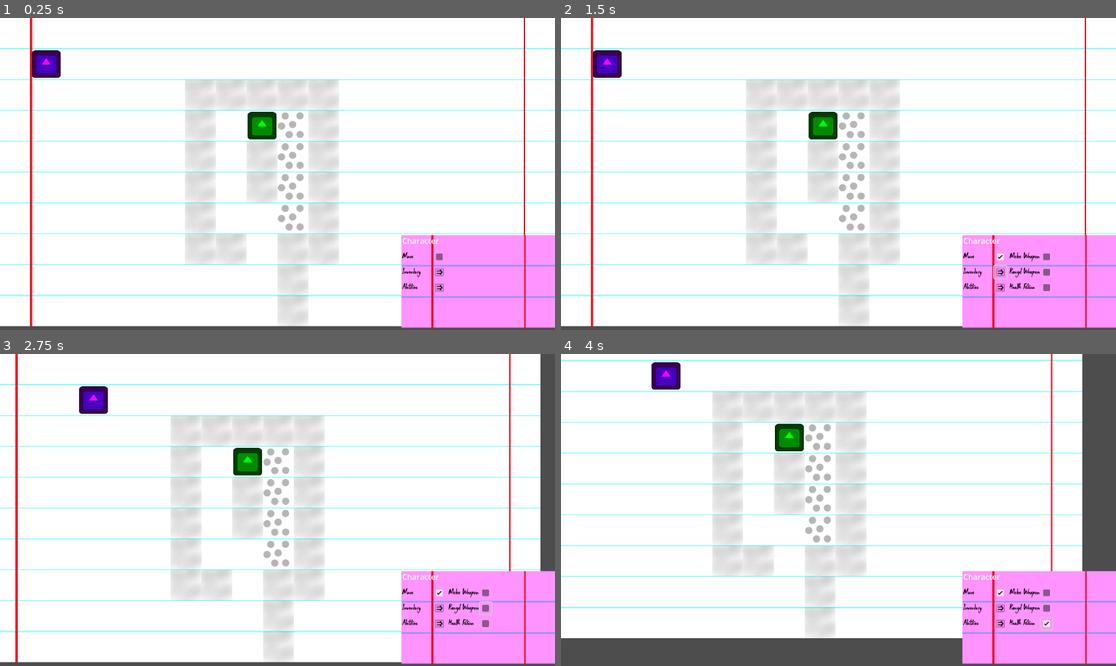
Above: before the commit, frames 1-4 (two rows, left to right).
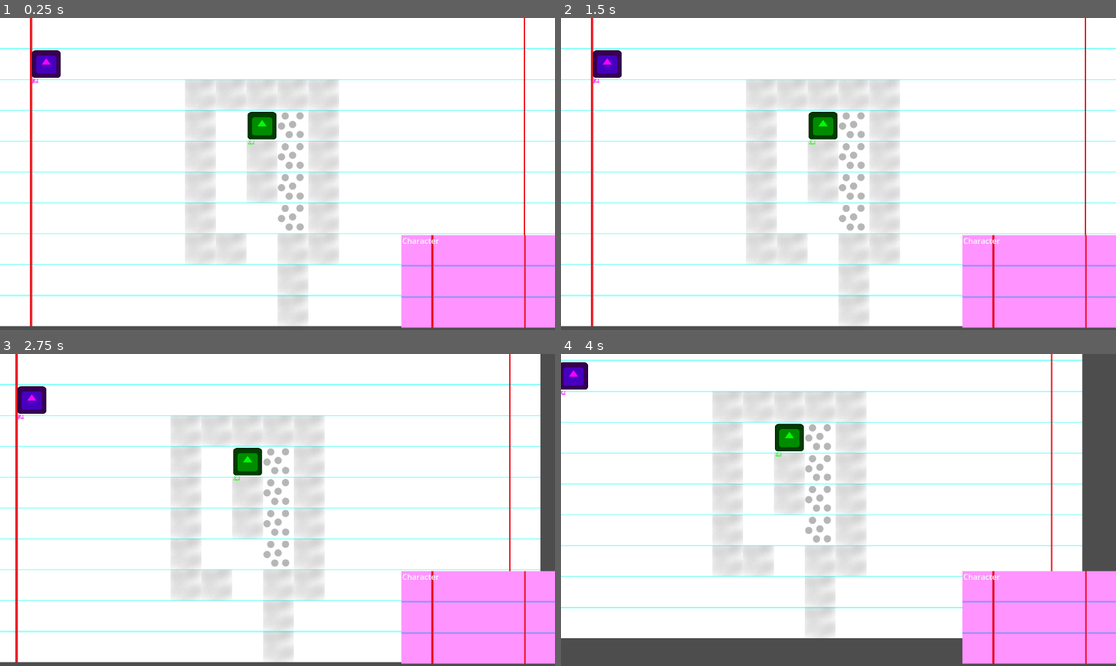
Above: after the commit, the same moments.

Repository: Deremade/CrayonMasters
Game: Godot game, scene res://camera.tscn
Two runs of this game, one before a commit and one after it. Both use one fixed random seed, a clock stepped at 60 frames per second and the inputs below. The engine's default icon, where the game draws it, is replaced by a stand-in: a white triangle on a blue panel in a dark square.
Inputs (mouse positions are in pixels of both pictures, inside the frame that each line leads up to):
- Up to frame 1 (0.25 s): no input
- Up to frame 2 (1.5 s): click (999, 258) at 0.52 s; click (999, 270) at 1.27 s
- Up to frame 3 (2.75 s): tap Enter at 2 s; move the mouse to (399, 494) at 2.02 s; press the mouse at (399, 494) at 2.03 s; hold Right (ui_right) from 2.03 s (still down)
- Up to frame 4 (4 s): move the mouse to (727, 525) at 2.77 s; release Right (ui_right) at 2.78 s; release the mouse at (727, 525) at 2.78 s; hold Down (ui_down) 2.78-3.53 s; click (727, 525) at 2.85 s; tap Space at 3.5 s; move the mouse to (894, 441) at 3.52 s; press the mouse at (894, 441) at 3.53 s; hold Right (ui_right) from 3.53 s (still down)

The runs differ from the first frame. In frame 1, 0.2% of the frame differs, in the area x 5-80%, y 19-88%; in frame 2, 0.5%; in frame 3, 1.4%, in the area x 3-89%, y 10-88%; in frame 4, 1.4%.

Commit message:
turn order

Diff:
--- a/Camera2D.gd
+++ b/Camera2D.gd
@@ -5,12 +5,7 @@
 func _ready():
 	pass # Replace with function body.
 
-
-# Called every frame. 'delta' is the elapsed time since the previous frame.
-func _process(delta):
-	pass
-
-func _input(event):
+func _input(_event):
 	if(Input.is_action_pressed("ui_up")):
 		position.y -= 10
 	if(Input.is_action_pressed("ui_down")):
--- a/Characters/Character.tscn
+++ b/Characters/Character.tscn
@@ -1,9 +1,10 @@
-[gd_scene load_steps=3 format=3 uid="uid://bgp7v5wavpurg"]
+[gd_scene load_steps=4 format=3 uid="uid://bgp7v5wavpurg"]
 
 [ext_resource type="Texture2D" uid="uid://s7caqo2ckcrj" path="res://Characters/icon.svg" id="1_ikga5"]
 [ext_resource type="Script" path="res://Notebook/MapItem.gd" id="2_6bs5p"]
+[ext_resource type="FontFile" uid="uid://cbxwol3v7r4ak" path="res://DarksideoftheMourning.otf" id="3_har8s"]
 
-[node name="Icon" type="Sprite2D"]
+[node name="Character" type="Sprite2D"]
 position = Vector2(34, 32)
 scale = Vector2(0.472656, 0.445313)
 texture = ExtResource("1_ikga5")
@@ -12,4 +13,14 @@
 [node name="Timer" type="Timer" parent="."]
 wait_time = 0.2
 
+[node name="RichTextLabel" type="RichTextLabel" parent="."]
+clip_contents = false
+offset_left = -61.3554
+offset_top = 62.8771
+offset_right = 63.6446
+offset_bottom = 102.877
+theme_override_fonts/normal_font = ExtResource("3_har8s")
+theme_override_font_sizes/normal_font_size = 29
+text = "Character"
+
 [connection signal="timeout" from="Timer" to="." method="_on_timer_timeout"]
--- a/NoteCard/NoteCard.gd
+++ b/NoteCard/NoteCard.gd
@@ -1,39 +1,29 @@
 extends Container
-signal toggle_movement
 var TabNode : PackedScene = load("res://NoteCard/tab.tscn")
 var xpand_data = {
 	"Inventory" : ["Melee Weapon", "Rangd Weapon", "Health Potion"],
 	"Abilities" : ["Dash", "Fire"],
 	"Fire" : ["FireBall", "FireWall", "Light Fire"]
 }
+var selected : MapItem = null
 var cols = {
 	0 : [],
 	1 : [],
 	2 : []
 }
 
-# Called when the node enters the scene tree for the first time.
 func _ready():
-	add_item("Move", 0, 0)
-	add_item("Inventory", 0, 1)
-	add_item("Abilities", 0, 2)
-	pass # Replace with function body.
-
-
-# Called every frame. 'delta' is the elapsed time since the previous frame.
-func _process(delta):
-	pass
-
+	$Button.position = Vector2(225, 0)
 
 func move(button_pressed):
-	toggle_movement.emit(button_pressed)
+	selected.is_moving = button_pressed
 
-func add_item(name, col, row):
+func add_item(item_name, col, row):
 	var newTab = TabNode.instantiate()
-	if xpand_data.has(name):
-		newTab.set_tab_vars(name, true, xpand_data[name])
+	if xpand_data.has(item_name):
+		newTab.set_tab_vars(item_name, true, xpand_data[item_name])
 	else :
-		newTab.set_tab_vars(name, false, [])
+		newTab.set_tab_vars(item_name, false, [])
 	newTab.position = Vector2i(96*col, 32+(32*row))
 	newTab.connect("expand", on_expand.bind(col+1))
 	newTab.connect("select", on_select)
@@ -42,8 +32,12 @@
 
 
 func _on_notebook_select_map_item(item):
+	if selected != null :
+		selected.change_turn.disconnect(turn_operations)
+	selected = item
+	selected.change_turn.connect(turn_operations)
+	turn_operations(selected.is_turn)
 	$RichTextLabel.text = item.char_name
-	print(item.char_name)
 
 func on_expand(data, col):
 	var row = 0
@@ -54,7 +48,8 @@
 
 func on_select(data, pressed):
 	print(data, "  ", pressed)
-	move(pressed)
+	if(data == "Move"):
+		move(pressed)
 
 func clear_col(num):
 	if(not cols.has(num)):
@@ -63,3 +58,15 @@
 	for item in cols[num]:
 		remove_child(item)
 	cols[num] = []
+
+func turn_operations(is_turn):
+	clear_col(0)
+	$Button.visible = is_turn
+	if is_turn:
+		add_item("Move", 0, 0)
+		add_item("Inventory", 0, 1)
+		add_item("Abilities", 0, 2)
+
+func _on_button_pressed():
+	selected.is_turn = false
+	pass # Replace with function body.
--- a/NoteCardTab.gd
+++ b/NoteCardTab.gd
@@ -2,18 +2,19 @@
 signal expand
 signal select
 var expand_data = null
+var text
 
 func set_tab_vars(set_text, expandable = true, set_expand_data = null):
 	$RichTextLabel.text = set_text
 	$Button.visible = expandable
 	$CheckBox.visible = not expandable
 	expand_data = set_expand_data
-
+	text = set_text
 
 func _on_button_pressed():
 	expand.emit(expand_data)
 
 
 func _on_check_box_toggled(button_pressed):
-	select.emit(expand_data, button_pressed)
+	select.emit(text, button_pressed)
 	pass # Replace with function body.
--- a/Notebook/MapItem.gd
+++ b/Notebook/MapItem.gd
@@ -5,12 +5,13 @@
 var moves = 50
 var is_turn : bool = false : set = set_turn
 var is_moving : bool = false
-signal end_turn
+signal change_turn
 @export var char_name : String
 @export var start_pos : Vector2i
 
 func _ready():
 	grid_pos = start_pos
+	$RichTextLabel.text = char_name
 
 func continue_path():
 	if(moves > 0 && cur_path != []):
@@ -19,7 +20,6 @@
 		moves -= 1
 	else:
 		$Timer.stop()
-		is_turn = false
 
 func start_movement():
 	$Timer.start()
@@ -40,12 +40,11 @@
 	continue_path()
 
 func set_turn(turn):
-	print(char_name, "'s turn")
 	if(turn):
 		moves = 5
+	else :
 		if(cur_path != []):
 			start_movement()
-	else :
 		is_moving = false
-		end_turn.emit()
+	change_turn.emit(turn)
 	is_turn = turn
--- a/Notebook/Notebook.gd
+++ b/Notebook/Notebook.gd
@@ -10,15 +10,13 @@
 	turns[0].is_turn = true
 	change_turn.emit(0)
 
-func _on_icon_end_turn():
+func _on_icon_change_turn(is_turn):
+	if is_turn:
+		return
 	cur_turn = (cur_turn + 1)  % len(turns)
 	turns[cur_turn].is_turn = true
 	change_turn.emit(cur_turn)
 
 
-func _on_note_card_toggle_movement(toggle):
-	turns[cur_turn].is_moving = toggle
-
-
 func _on_paper_select_map_item(item):
 	select_map_item.emit(item)
--- a/Notebook/notebook.tscn
+++ b/Notebook/notebook.tscn
@@ -86,5 +86,5 @@
 [connection signal="select_map_item" from="Paper" to="." method="_on_paper_select_map_item"]
 [connection signal="select_tile" from="Paper" to="Icon" method="_on_paper_select_tile"]
 [connection signal="select_tile" from="Paper" to="Icon2" method="_on_paper_select_tile"]
-[connection signal="end_turn" from="Icon" to="." method="_on_icon_end_turn"]
-[connection signal="end_turn" from="Icon2" to="." method="_on_icon_end_turn"]
+[connection signal="change_turn" from="Icon" to="." method="_on_icon_change_turn"]
+[connection signal="change_turn" from="Icon2" to="." method="_on_icon_change_turn"]
--- a/camera.tscn
+++ b/camera.tscn
@@ -31,6 +31,11 @@
 text = "Character"
 scroll_active = false
 
+[node name="Button" type="Button" parent="Camera2D/NoteCard"]
+visible = false
+layout_mode = 2
+text = "End Turn"
+
 [connection signal="change_turn" from="Notebook" to="Camera2D" method="_on_notebook_change_turn"]
 [connection signal="select_map_item" from="Notebook" to="Camera2D/NoteCard" method="_on_notebook_select_map_item"]
-[connection signal="toggle_movement" from="Camera2D/NoteCard" to="Notebook" method="_on_note_card_toggle_movement"]
+[connection signal="pressed" from="Camera2D/NoteCard/Button" to="Camera2D/NoteCard" method="_on_button_pressed"]
